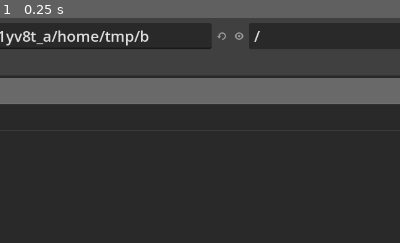
Above: before the commit, frame 1.
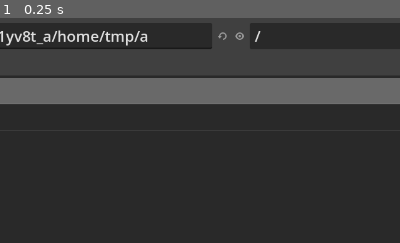
Above: after the commit, the same moment.

Repository: noi-techpark/sfscon-pdf-downloader
Game: Godot game, scene res://src/Main.tscn
Two runs of this game, one before a commit and one after it. Both use one fixed random seed, a clock stepped at 60 frames per second and the inputs below.
Inputs:
- Up to frame 1 (0.25 s): no input
The pictures show only the part of the screen within x 24-74%, y 0-50%; the shares and areas given below are measured in that part.

The runs differ from the first frame. In frame 1, 0.1% of the frame differs, in the area x 35-66%, y 5-11%.

Commit message:
better error logging and improved accepted check

Diff:
--- a/app/src/Main.gd
+++ b/app/src/Main.gd
@@ -91,20 +91,25 @@
 	file.get_csv_line()
 	while not file.eof_reached():
 		var line:Array = file.get_csv_line()
-		if line.size() > 1 and line[WEBSITE_STATUS_INDEX] == "approved":
-			var pdf_link:String = line[WEBSITE_PDF_LINK_INDEX]
-			var title:String = line[WEBSITE_TITLE_INDEX]
+		if line.size() > 1:
 			var id:String = line[WEBSITE_ID_INDEX]
-			var day:String = line[WEBSITE_DATE_INDEX]
-			counter_total += 1
-			if not data.has(id):
-				print("No match found for: \n" + line[WEBSITE_TITLE_INDEX])
-			elif pdf_link.begins_with("https://www.sfscon.it/wp-content/uploads/"):
-				data[id]["pdf_link"] = pdf_link
-				data[id]["speaker"] = _escape_speaker(line[WEBSITE_NAME_INDEX])
-				data[id]["time"] = line[WEBSITE_TIME_INDEX].substr(0,5).replace(":", "")
-				data[id]["day"] = _get_day(day)
-				counter_pdf += 1
+			if _is_approved(line):
+				var pdf_link:String = line[WEBSITE_PDF_LINK_INDEX]
+				var title:String = line[WEBSITE_TITLE_INDEX]
+
+				var day:String = line[WEBSITE_DATE_INDEX]
+				counter_total += 1
+				if not data.has(id):
+					errors.append_text(str(errors.get_line_count()) + ") " + title + "\n")
+				elif pdf_link.begins_with("https://www.sfscon.it/wp-content/uploads/"):
+					data[id]["pdf_link"] = pdf_link
+					data[id]["speaker"] = _escape_speaker(line[WEBSITE_NAME_INDEX])
+					data[id]["time"] = line[WEBSITE_TIME_INDEX].substr(0,5).replace(":", "")
+					data[id]["day"] = _get_day(day)
+					counter_pdf += 1
+			else:
+				data.erase(id)
+				print("not approved ", line[WEBSITE_TITLE_INDEX])
 	progress_bar.max_value = counter_pdf
 	statistics_label.text = "Total: %d  -  Pdf: %d  -  No Pdf: %d"%[counter_total, counter_pdf, counter_total - counter_pdf]
 	_download_pdfs()
@@ -120,7 +125,7 @@
 				print(error)
 			await http.request_completed
 		else:
-			errors.append_text("- " + data[id]["title"] + "\n")
+			errors.append_text(str(errors.get_line_count()) + ") " + data[id]["title"] + "\n")
 
 func _request_completed(result, response_code, headers, body:PackedByteArray, talk:Dictionary) -> void:
 	if talk["track"].length() == 0:
@@ -141,7 +146,7 @@
 	file.flush()
 
 	if not FileAccess.file_exists(file_name):
-		errors2.append_text("- " + file_name + "\n")
+		errors2.append_text(str(errors2.get_line_count()) + ") " + file_name + "\n")
 	counter_done += 1
 
 func _prepare_dir(base_path:String, path:String) -> String:
@@ -178,3 +183,12 @@
 
 func _on_restart_pressed():
 	get_tree().change_scene_to_file("res://src/Main.tscn")
+
+func _is_approved(line:Array) -> bool:
+	var date:String = line[WEBSITE_TIME_INDEX]
+	var time:String = line[WEBSITE_TIME_INDEX]
+	if date == "✗":
+		return false
+	if time == "✗":
+		return false
+	return true
--- a/app/src/Main.tscn
+++ b/app/src/Main.tscn
@@ -65,6 +65,8 @@
 [node name="Errors" type="RichTextLabel" parent="Result"]
 layout_mode = 2
 size_flags_vertical = 3
+focus_mode = 2
+selection_enabled = true
 
 [node name="ErrorsLabel2" type="Label" parent="Result"]
 custom_minimum_size = Vector2(200, 0)
@@ -74,6 +76,8 @@
 [node name="Errors2" type="RichTextLabel" parent="Result"]
 layout_mode = 2
 size_flags_vertical = 3
+focus_mode = 2
+selection_enabled = true
 
 [node name="Restart" type="Button" parent="."]
 layout_mode = 1
